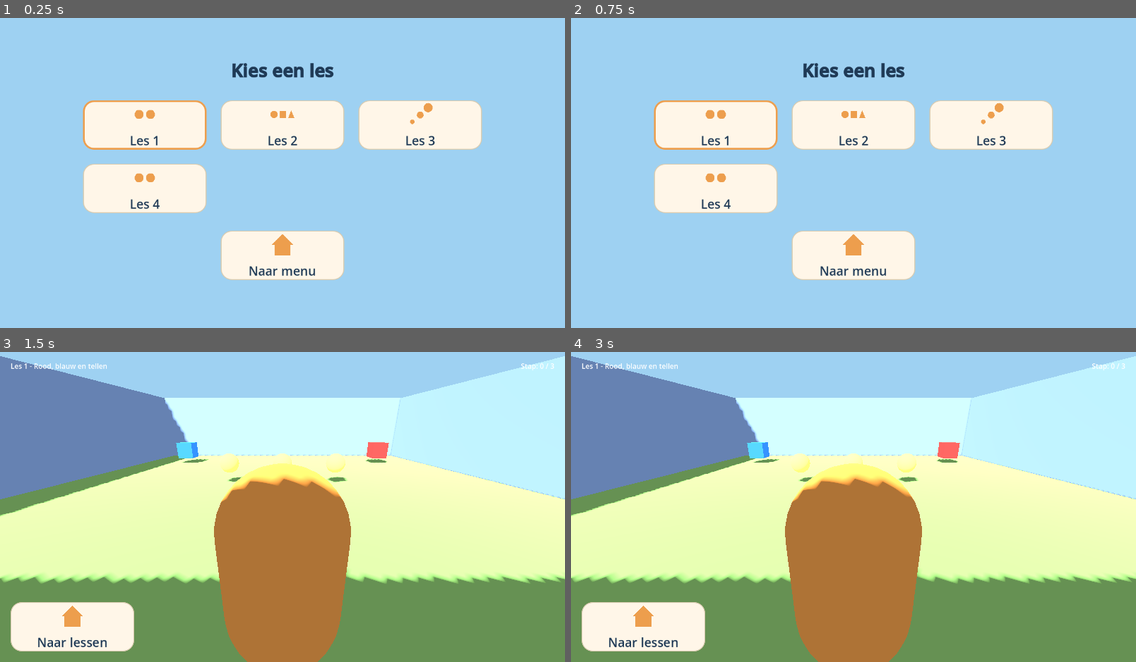
Above: before the commit, frames 1-4 (two rows, left to right).
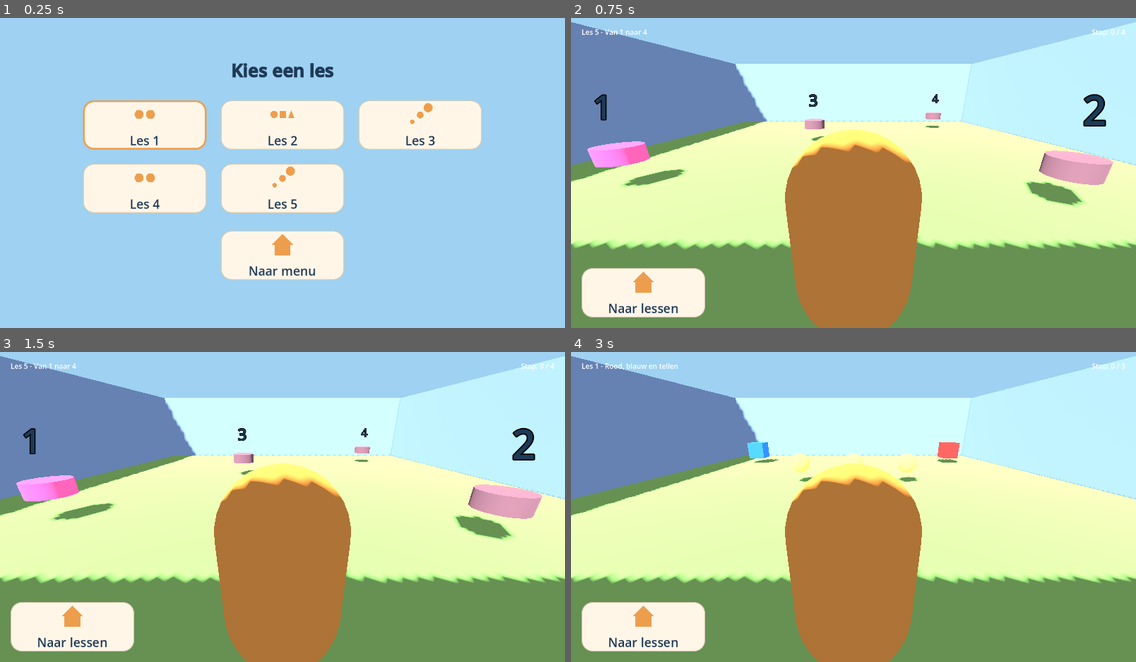
Above: after the commit, the same moments.

Repository: Euraika-Labs/Project-Camiel
Game: Godot game, scene res://scenes/lesson_select.tscn
The game is run twice, just before and just after one commit, with the same random seed, the same clock (stepped at 60 frames per second) and the same inputs. This scene is started directly instead of the project's main scene.
Inputs (mouse positions are in pixels of both pictures, inside the frame that each line leads up to):
- Up to frame 1 (0.25 s): no input
- Up to frame 2 (0.75 s): click (853, 188) at 0.52 s
- Up to frame 3 (1.5 s): click (146, 460) at 1.27 s
- Up to frame 4 (3 s): click (644, 627) at 2 s; click (717, 460) at 2.75 s

The runs differ from the first frame. In frame 1, 3.4% of the frame differs, in the area x 39-61%, y 47-63%; in frame 2, 89%, in the area x 0-100%, y 1-100%; in frame 3, 4.1%; in frame 4, nothing differs.

Commit message:
feat(03-05): lesson 5 walks 1 to 4 in order and its sign reads Stap: 4 / 4
- scripts/lesson_5.gd: lesson 3's activation pattern over four steps (D-44),
  TOTAL_TASKS := 4 stated once and passed to the shared display, no literal
  three anywhere and no second format string (D-46); no identifier comparison,
  no private cross-script access, no star rule of its own
- scenes/lesson_5.tscn: four berry cylinders reading 1 to 4, all gated, laid
  out non-collinear; min pairwise distance 4.16 m
- scripts/lesson_select.gd: the fifth and last appended table row
- probe_lesson_order.gd: lesson_5_order_enforced asserts the opening label
  reads out of four BEFORE anything else, leads with the fourth and then the
  third step out of turn, walks the correct order asserting one live target
  after every completion, and closes on the literal Stap: 4 / 4; its colour is
  required a real distance from the other sequence lesson's

Co-Authored-By: Claude Opus 5 (1M context) <noreply@anthropic.com>

Diff:
--- /dev/null
+++ b/scenes/lesson_5.tscn
@@ -0,0 +1,63 @@
+[gd_scene format=3]
+
+[ext_resource type="Script" path="res://scripts/lesson_5.gd" id="1_a4btp"]
+[ext_resource type="PackedScene" path="res://scenes/lesson_room.tscn" id="2_m2hkb"]
+[ext_resource type="PackedScene" path="res://scenes/camiel.tscn" id="3_lt0o7"]
+[ext_resource type="Script" path="res://scripts/camiel_controller.gd" id="4_xypfh"]
+[ext_resource type="PackedScene" path="res://scenes/ui/lesson_hud.tscn" id="5_r5efs"]
+[ext_resource type="Script" path="res://scripts/ui/lesson_hud.gd" id="6_sxvuy"]
+[ext_resource type="PackedScene" path="res://scenes/lesson_target.tscn" id="7_shd5c"]
+[ext_resource type="Script" path="res://scripts/lesson_target.gd" id="8_j0rmm"]
+
+[node name="Lesson5" type="Node3D" unique_id=1013624667]
+script = ExtResource("1_a4btp")
+
+[node name="LessonRoom" type="Node3D" parent="." unique_id=1248342695 instance=ExtResource("2_m2hkb")]
+
+[node name="PlayerSpawn" type="Marker3D" parent="." unique_id=1271368917]
+transform = Transform3D(1, 0, 0, 0, 1, 0, 0, 0, 1, 0, 0.1, 4.5)
+
+[node name="Camiel" type="CharacterBody3D" parent="." unique_id=1761816634 instance=ExtResource("3_lt0o7")]
+transform = Transform3D(1, 0, 0, 0, 1, 0, 0, 0, 1, 0, 0.1, 4.5)
+script = ExtResource("4_xypfh")
+
+[node name="Hud" type="CanvasLayer" parent="." unique_id=851995517 instance=ExtResource("5_r5efs")]
+unique_name_in_owner = true
+process_mode = 3
+script = ExtResource("6_sxvuy")
+
+[node name="Step1Target" type="Area3D" parent="." unique_id=429791032 instance=ExtResource("7_shd5c")]
+unique_name_in_owner = true
+transform = Transform3D(1, 0, 0, 0, 1, 0, 0, 0, 1, -3.6, 0.5, 2.4)
+script = ExtResource("8_j0rmm")
+task_id = "step_1"
+target_color = Color(0.62, 0.24, 0.45, 1)
+display_text = "1"
+requires_activation = true
+
+[node name="Step2Target" type="Area3D" parent="." unique_id=803619448 instance=ExtResource("7_shd5c")]
+unique_name_in_owner = true
+transform = Transform3D(1, 0, 0, 0, 1, 0, 0, 0, 1, 2.8, 0.5, 3)
+script = ExtResource("8_j0rmm")
+task_id = "step_2"
+target_color = Color(0.62, 0.24, 0.45, 1)
+display_text = "2"
+requires_activation = true
+
+[node name="Step3Target" type="Area3D" parent="." unique_id=355300967 instance=ExtResource("7_shd5c")]
+unique_name_in_owner = true
+transform = Transform3D(1, 0, 0, 0, 1, 0, 0, 0, 1, -1.2, 0.5, -1)
+script = ExtResource("8_j0rmm")
+task_id = "step_3"
+target_color = Color(0.62, 0.24, 0.45, 1)
+display_text = "3"
+requires_activation = true
+
+[node name="Step4Target" type="Area3D" parent="." unique_id=1964931026 instance=ExtResource("7_shd5c")]
+unique_name_in_owner = true
+transform = Transform3D(1, 0, 0, 0, 1, 0, 0, 0, 1, 3.4, 0.5, -3.6)
+script = ExtResource("8_j0rmm")
+task_id = "step_4"
+target_color = Color(0.62, 0.24, 0.45, 1)
+display_text = "4"
+requires_activation = true
--- /dev/null
+++ b/scripts/lesson_5.gd
@@ -0,0 +1,152 @@
+# lesson_5.gd
+# Lesson 5's orchestrator (D-35: every lesson owns its own script; no shared
+# base this phase). The rule is 1, then 2, then 3, then 4 -- and the lesson is
+# structurally unable to finish any other way.
+#
+# This file extends lesson 3's activation pattern to four steps, which is what
+# D-44 asks for: it reuses the one archived mechanism that actually enforced an
+# order correctly rather than inventing a fourth way to get order wrong.
+#
+# Its task total is four, and the shared display's progress label takes the
+# total as a parameter -- which is how D-46's one-form requirement and this
+# lesson's four steps are both satisfied at once: the label's one format string
+# still lives in exactly one file in this repository (scripts/ui/lesson_hud.gd),
+# this file passes its own total to it, and a child reading this lesson's sign
+# sees `Stap: 4 / 4` rather than a step number larger than the total. Nothing
+# about the rule was reshaped to fit a label, and there is no second format
+# string -- not in this file, and not quoted in this comment either, because the
+# invariant is checked with a repository-wide search that cannot tell a comment
+# from code.
+#
+# The duplication with lessons 2 and 3 is recorded rather than removed. D-35
+# keeps the five orchestrators independent for this phase and the shared-lesson
+# pattern is explicitly a later phase's scope (MORE-02). No shared base, no
+# global class name and no helper autoload was extracted from it.
+#
+# The order lives in the array of target nodes below, and that array is USED:
+# every advance activates its next element, and every other target is inactive
+# with no code path that reaches a completion (D-37). No comparison of an
+# arriving identifier appears anywhere in this file -- a declared-and-never-read
+# comparison is exactly the archived lesson_2.gd defect, and leaving one here
+# would invite the next reader to believe the comparison is the mechanism.
+#
+# The refusal a wrong touch earns is not listened to here. A target's small
+# scale dip is the whole of a child's feedback (D-38); nothing flashes red,
+# nothing is taken away, and no numeral is ever rewritten -- the archived
+# sequence_target.gd's error flash replaced a target's own label with its order
+# number and lost the text permanently.
+#
+# What the archive shipped under this name was ten lines -- `_ready(): pass` --
+# inside a scene that told a child the lesson was available.
+extends Node3D
+
+# ── Signals ──────────────────────────────────────────────────────
+
+# Observability-only, emitted one line before the deferred engine call it
+# shadows -- the same seam the title screen, the main menu, the intro level and
+# the first four lessons already carry, because a deferred scene change cannot
+# be counted from outside.
+signal transition_requested(target_path: String)
+
+# The seam a probe counts a completion through. It never stands in for the
+# file: D-42 is satisfied by reading user://progress.json back off the disk,
+# because the archived tracker's record function was never called by anything
+# and a signal assertion would have passed for years.
+signal lesson_completed(lesson_id: String, time_seconds: float)
+
+# ── Constants ────────────────────────────────────────────────────
+
+const LESSON_ID := "lesson_5"
+const LESSON_SELECT_PATH := "res://scenes/lesson_select.tscn"
+
+## This lesson's own total, stated once and passed to the shared display. The
+## number below is the only place this lesson's length is written down -- the
+## ordered array of targets is the other, and the probe asserts the two agree.
+const TOTAL_TASKS := 4
+
+# ── Node references ──────────────────────────────────────────────
+
+## The order. Nothing else in this file states it, and nothing compares against
+## it -- the array is read to decide which target becomes live next, which is
+## the only thing that makes the order real.
+@onready var _sequence: Array[Area3D] = [
+	%Step1Target as Area3D,
+	%Step2Target as Area3D,
+	%Step3Target as Area3D,
+	%Step4Target as Area3D,
+]
+
+@onready var _camiel: CharacterBody3D = $Camiel
+
+# ── Private state ────────────────────────────────────────────────
+
+var _step := 0
+var _completed_tasks: Array[String] = []
+var _start_time_msec := 0
+var _transitioning := false
+
+
+# ── Lifecycle ────────────────────────────────────────────────────
+
+func _ready() -> void:
+	_start_time_msec = Time.get_ticks_msec()
+
+	for target: Area3D in _sequence:
+		target.task_completed.connect(_on_task_completed)
+
+	# Both of the shared display's return signals land on one handler, whose
+	# guard makes the second arrival a no-op, and both go to lesson-select
+	# rather than the main menu (D-34) so browsing context is not lost.
+	%Hud.back_requested.connect(_on_hud_back_requested)
+	%Hud.win_back_requested.connect(_on_hud_back_requested)
+	%Hud.set_title("Les 5 - Van 1 naar 4")
+	%Hud.set_step(0, TOTAL_TASKS)
+
+	# The first turn. Every target in the scene requires activation, including
+	# this one, so all four are uniform and the advance below has exactly one
+	# code path rather than a first-step special case.
+	_sequence[_step].activate()
+
+
+# ── Signal handlers ──────────────────────────────────────────────
+
+## One handler for all four numbers. Only the live target can reach it, so the
+## identifier that arrives is necessarily the one whose turn it was; checking it
+## here would put the shape of the archived defect straight back into the file
+## while changing no behaviour at all.
+func _on_task_completed(task_id: String) -> void:
+	_completed_tasks.append(task_id)
+	_step += 1
+	%Hud.set_step(_completed_tasks.size(), TOTAL_TASKS)
+	if _step >= _sequence.size():
+		_apply_lesson_complete()
+		return
+	_sequence[_step].activate()
+
+
+## The same one-shot guard and deferred scene change the shipped screens use
+## (D-15), reached from the in-play return control and the win panel's return
+## control alike.
+func _on_hud_back_requested() -> void:
+	if _transitioning:
+		return
+	_transitioning = true
+	transition_requested.emit(LESSON_SELECT_PATH)
+	get_tree().change_scene_to_file.call_deferred(LESSON_SELECT_PATH)
+
+
+# ── Internal helpers ─────────────────────────────────────────────
+
+## Writes the child's result before anything celebratory happens and behind no
+## timer at all. The archived failure was a save function that existed and was
+## never reached; saving first means a probe reading the file has no race to
+## lose, and a child who closes the window at the celebration has still kept
+## their result. How many the result is worth is the tracker's own constant
+## (D-41), so this lesson has no scoring rule of its own to disagree with.
+func _apply_lesson_complete() -> void:
+	var time_seconds := float(Time.get_ticks_msec() - _start_time_msec) / 1000.0
+	ProgressTracker.record_lesson_complete(LESSON_ID, time_seconds)
+	lesson_completed.emit(LESSON_ID, time_seconds)
+	%Hud.show_win()
+	_camiel.set_physics_process(false)
+	AudioManager.play_sfx("finish")
--- a/scripts/lesson_select.gd
+++ b/scripts/lesson_select.gd
@@ -29,6 +29,7 @@
 	{"id": "lesson_2", "path": "res://scenes/lesson_2.tscn", "label": "Les 2", "icon": "lesson_shapes"},
 	{"id": "lesson_3", "path": "res://scenes/lesson_3.tscn", "label": "Les 3", "icon": "lesson_sequence"},
 	{"id": "lesson_4", "path": "res://scenes/lesson_4.tscn", "label": "Les 4", "icon": "lesson_colors"},
+	{"id": "lesson_5", "path": "res://scenes/lesson_5.tscn", "label": "Les 5", "icon": "lesson_sequence"},
 ]
 
 const MENU_BUTTON_PATH := "res://scenes/ui/menu_button.tscn"
--- a/scripts/tools/probe_lesson_order.gd
+++ b/scripts/tools/probe_lesson_order.gd
@@ -48,6 +48,7 @@
 const LESSON_2_PATH := "res://scenes/lesson_2.tscn"
 const LESSON_3_PATH := "res://scenes/lesson_3.tscn"
 const LESSON_4_PATH := "res://scenes/lesson_4.tscn"
+const LESSON_5_PATH := "res://scenes/lesson_5.tscn"
 const LESSON_SELECT_PATH := "res://scenes/lesson_select.tscn"
 
 ## The least two lesson colours may differ and still be two colours rather than
@@ -104,6 +105,9 @@
 	if _failed:
 		return
 	await _case_lesson_4_any_order()
+	if _failed:
+		return
+	await _case_lesson_5_order_enforced()
 	if _failed:
 		return
 
@@ -1621,3 +1625,51 @@
 
 	_cases_run += 1
 	print("PASS %s" % case_name)
+
+
+## LESSON-05, and the one place this phase's two label decisions could have
+## produced a visibly wrong number in front of a child. Lesson 5 is lesson 3's
+## activation pattern over FOUR steps (D-44) while D-46 asked that one progress
+## label form cover every lesson, and the resolution is that the total is a
+## parameter: the very first assertion here is that this lesson opens at
+## `Stap: 0 / 4`. A lesson reshaped down to three scored sub-tasks to fit a
+## three-step label fails there, a label form hardcoded to three fails there,
+## and neither survives to the end of the case to be argued about.
+##
+## The negative half leads with the FOURTH step and then the third -- two wrong
+## first guesses no other lesson's case uses, so one shared bug in the shared
+## activation gate cannot hide behind one shared wrong touch.
+func _case_lesson_5_order_enforced() -> void:
+	var case_name := "lesson_5_order_enforced"
+
+	# Two sequence lessons in one colour would be one room a child visits twice.
+	var previous_sequence_colour := _scene_colour(case_name, LESSON_3_PATH, "Step1Target")
+	if _failed:
+		return
+	var own_colour := _scene_colour(case_name, LESSON_5_PATH, "Step1Target")
+	if _failed:
+		return
+	var gap := _colour_separation(own_colour, previous_sequence_colour)
+	if gap < MIN_COLOUR_SEPARATION:
+		_fail(case_name, "this lesson is %s and the other sequence lesson is %s, only %.3f apart -- at least %.2f wanted, so the two sequence lessons read as two rooms" % [own_colour, previous_sequence_colour, gap, MIN_COLOUR_SEPARATION])
+		return
+	print("[probe_lesson_order] %s colour %s is %.3f from the other sequence lesson's %s" % [case_name, own_colour, gap, previous_sequence_colour])
+
+	if not await _drive_ordered_lesson(
+		case_name,
+		LESSON_5_PATH,
+		"lesson_5",
+		["Step1Target", "Step2Target", "Step3Target", "Step4Target"],
+		[3, 2],
+		["1", "2", "3", "4"],
+		"text",
+		4,
+		"Stap: 0 / 4",
+		"Stap: 4 / 4"
+	):
+		return
+	if not await _assert_in_play_return_is_one_shot(case_name, LESSON_5_PATH):
+		return
+
+	_cases_run += 1
+	print("PASS %s" % case_name)
Not shown, added: scripts/lesson_5.gd.uid
